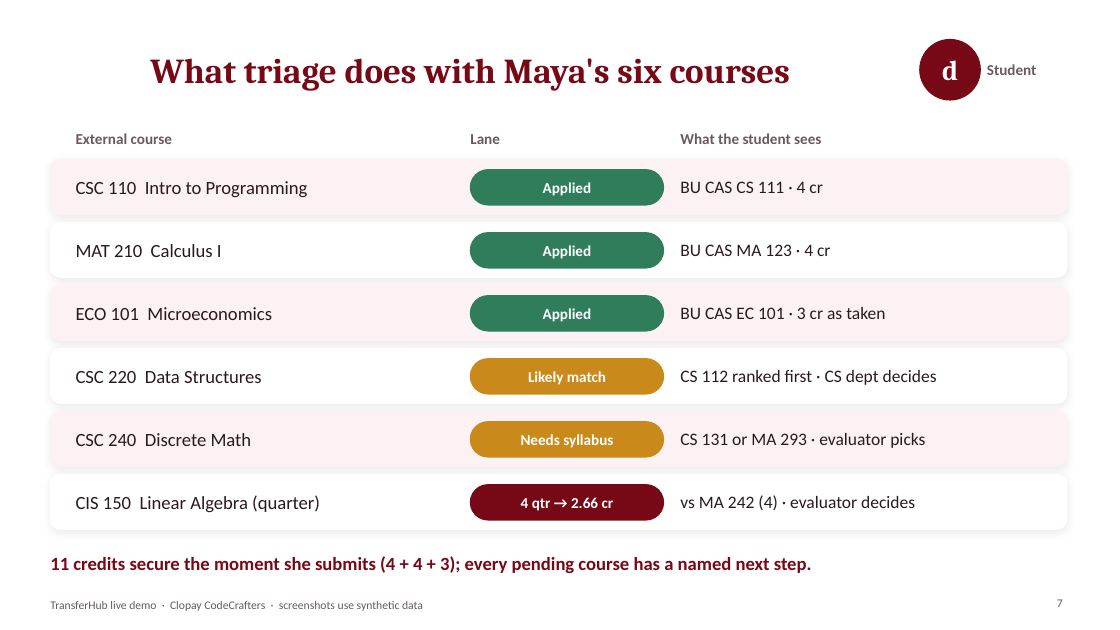
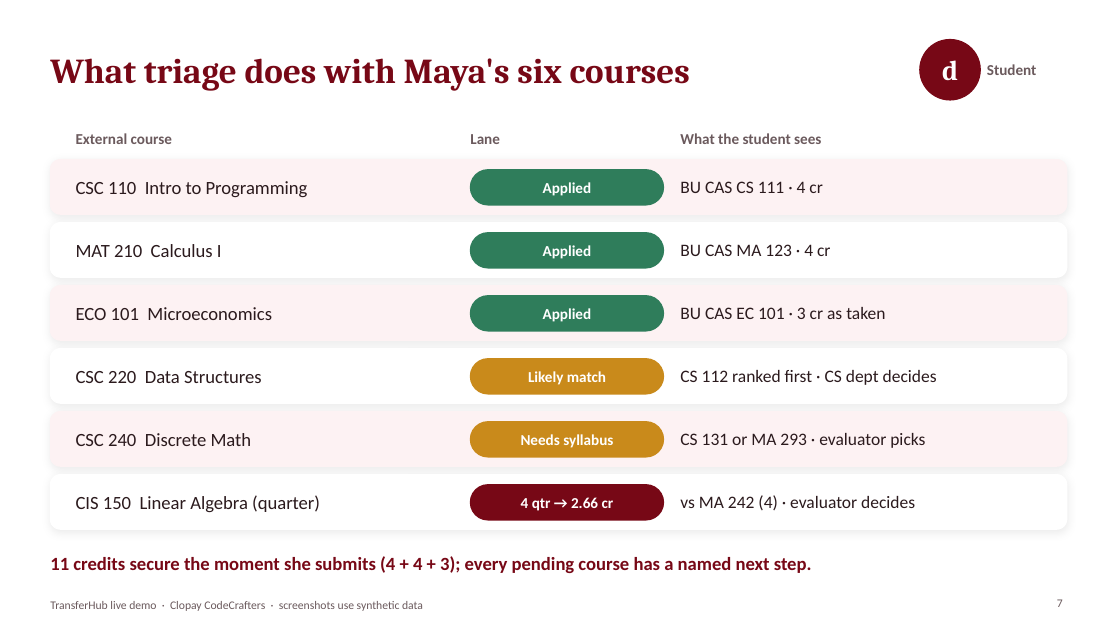
Before and after one commit to raghuramr/transferhub, a slide deck: slide 7 of _designs/deck/TransferHub-Demo.pptx. Drawn at 1120x630 pixels with LibreOffice and Linux fonts; fonts in the diff are those of the drawing. Boxes give left, top, right and bottom in pixels: in the first picture for what was removed or moved away, otherwise in the second. Text is boxed around its words. In the diff, an @@ line names an element or a change of style, - is before the commit and + after.

```diff
--- a/_designs/deck/TransferHub-Demo.pptx
+++ b/_designs/deck/TransferHub-Demo.pptx
@@ title "What triage does with Maya's ..." at <box>50,58,690,91</box>: alignment centre to left @@
```
Also in this commit, not shown: 11 other slides changed, 7 other files.
